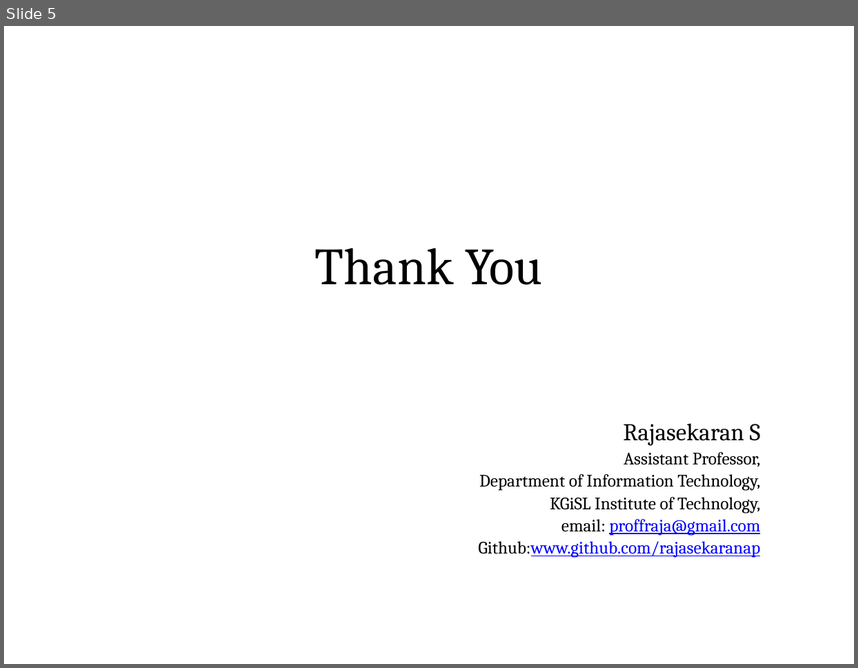
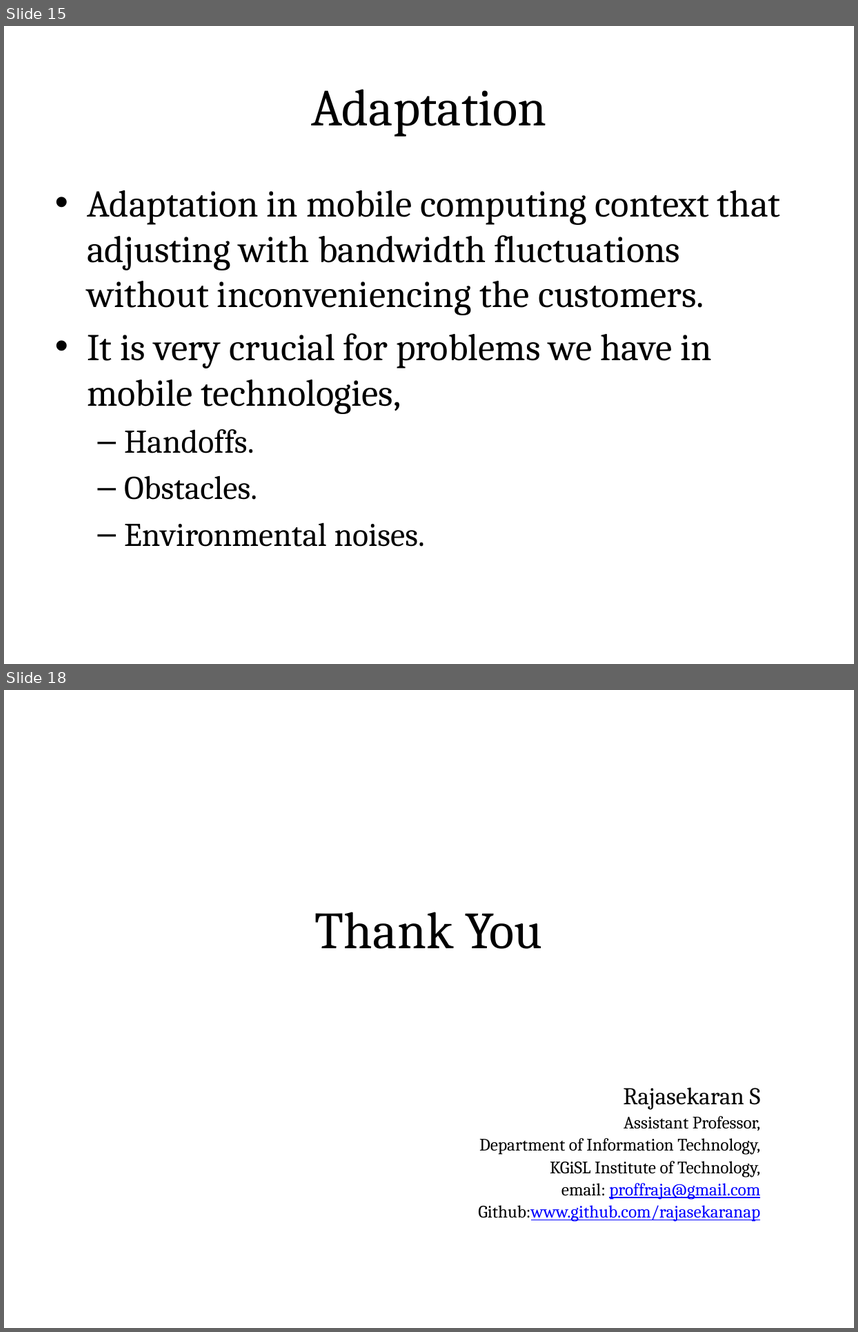
Before and after one commit to rajasekaran36/IT6601-Mobile-Computing, a slide deck: Slides/IT6601-U1.pptx. Shown one above the other, each under a label of ours: slide 5 before the commit, slides 15 and 18 after it; the slides between them are not shown. The pictures are 858x668 and 858x1332 pixels, drawn with LibreOffice and Linux fonts; fonts in the diff are those of the drawing. Boxes give left, top, right and bottom in pixels: in the first picture for what was removed or moved away, otherwise in the second. Text is boxed around its words. In the diff, an @@ line names an element or a change of style, - is before the commit and + after.

```diff
--- a/Slides/IT6601-U1.pptx
+++ b/Slides/IT6601-U1.pptx
@@ slide 15 added at <box>4,26,854,664</box>, background #FFFFFF @@
@@ title added at <box>47,52,811,158</box>, fill gradient #DAFDA7 to #E4FCC2 to #F5FFE7, outline #98B955 0.75 pt, 44 pt, text #000000 @@
+Adaptation
@@ text added at <box>87,190,781,546</box>, 32 pt, text #000000 @@
+• Adaptation in mobile computing context that adjusting with bandwidth fluctuations without inconveniencing the customers.
+• It is very crucial for problems we have in mobile technologies,
+  – Handoffs.
+  – Obstacles.
+  – Environmental noises.
@@ what was slide 5 is now slide 18 @@
```
Also in this commit, not shown: 1 slide changed, 13 other slides added, 1 slide removed.
